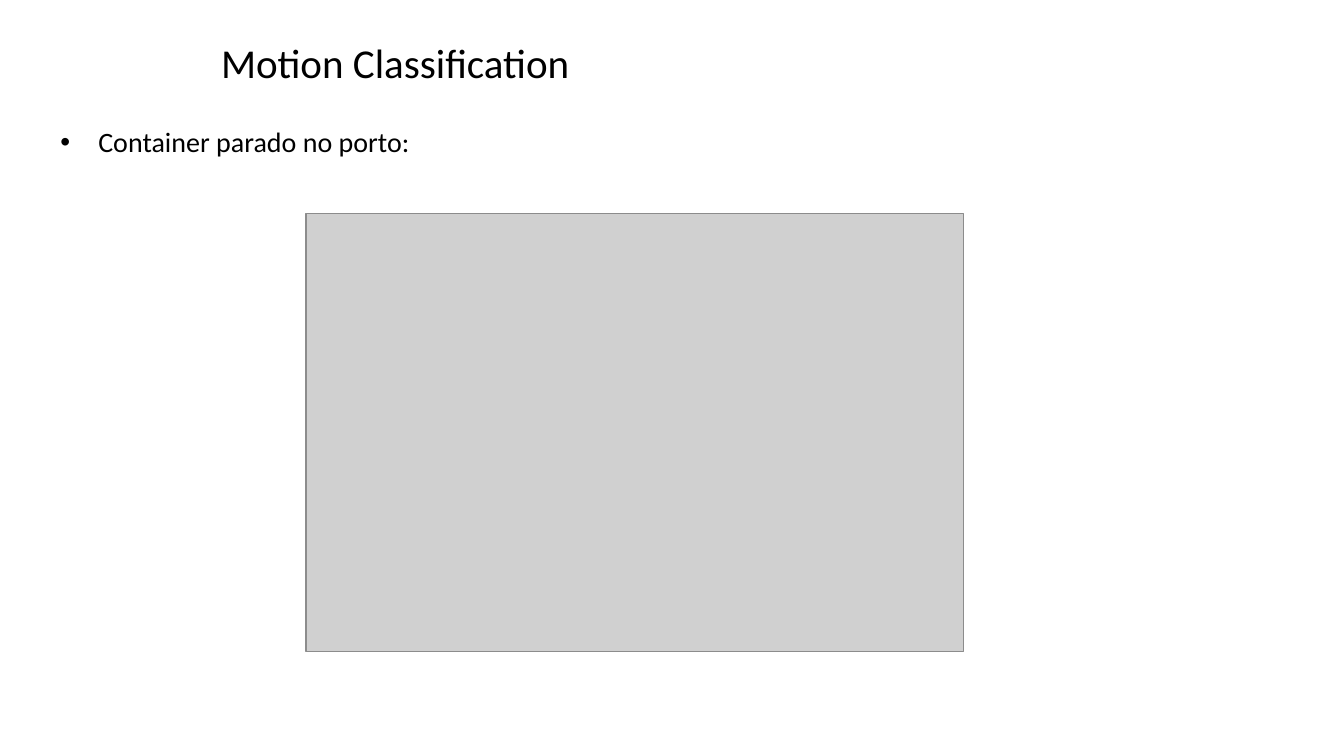
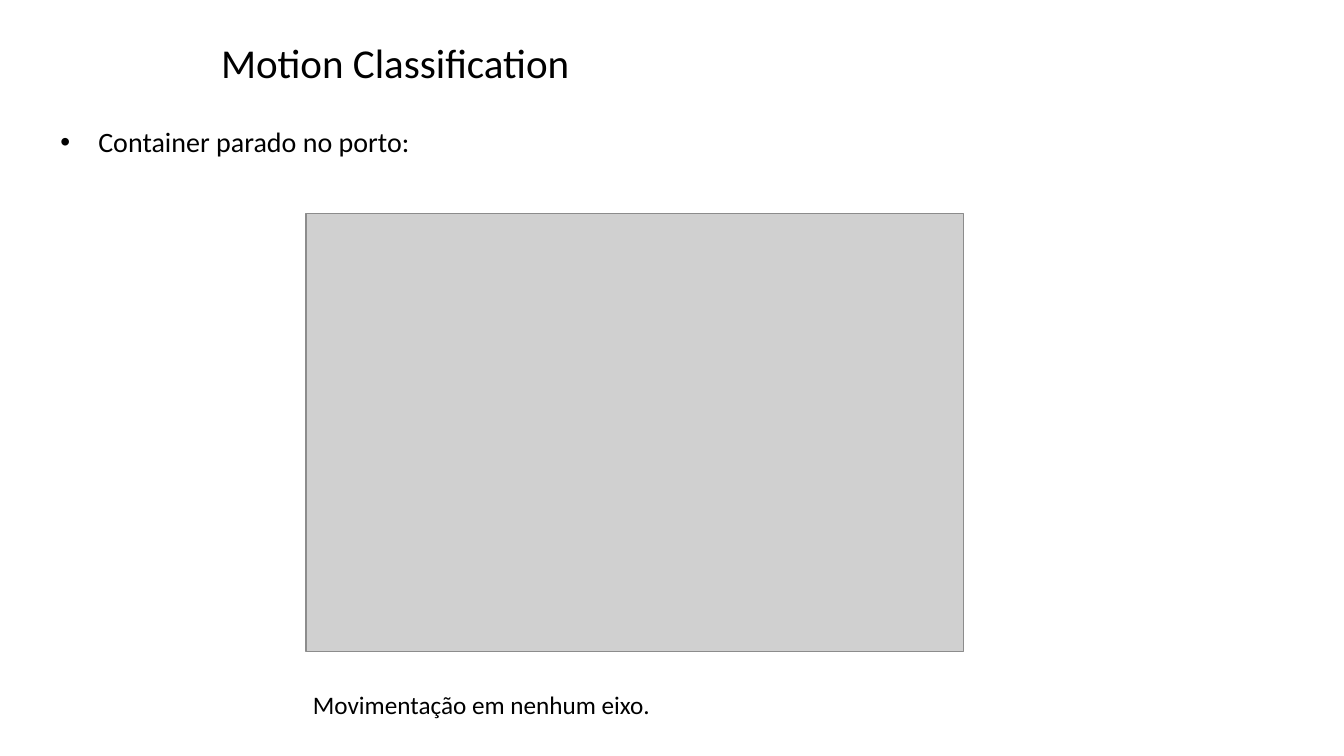
Before and after one commit to zz4fap/tp557-iot-ml, a slide deck: slide 5 of slides/TP557_15_classificação de movimentos.pptx (slide 4 before the commit). Drawn at 1344x756 pixels with LibreOffice and Linux fonts; fonts in the diff are those of the drawing; grey boxes stand for pictures; background and template pictures are left out. Boxes give left, top, right and bottom in pixels: in the first picture for what was removed or moved away, otherwise in the second. Text is boxed around its words. In the diff, an @@ line names an element or a change of style, - is before the commit and + after.

```diff
--- a/slides/TP557_15_classificação de movimentos.pptx
+++ b/slides/TP557_15_classificação de movimentos.pptx
@@ text added at (313,696,650,719), 18 pt, text #000000 @@
+Movimentação em nenhum eixo.
```
Also in this commit, not shown: 7 other slides changed, 3 slides added.
